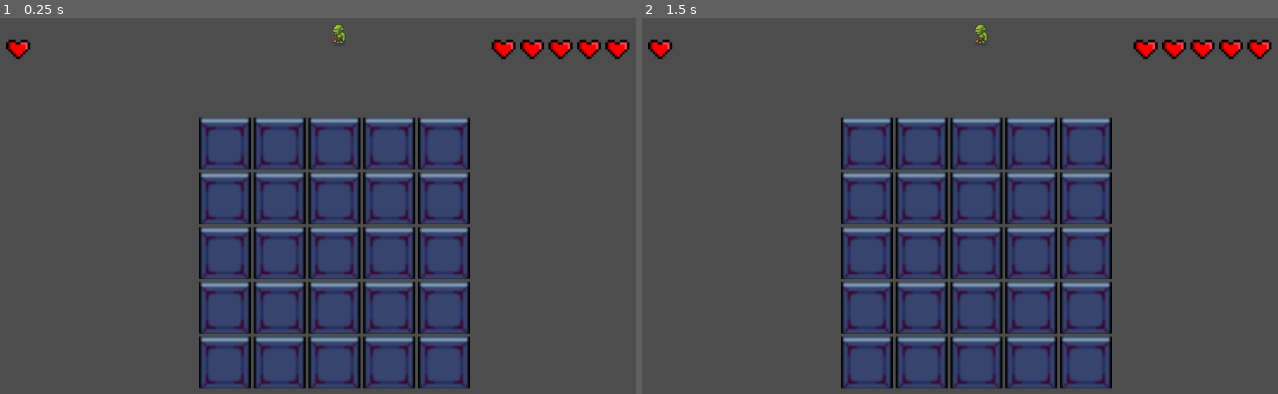
Above: before the commit, frames 1-2 (left to right).
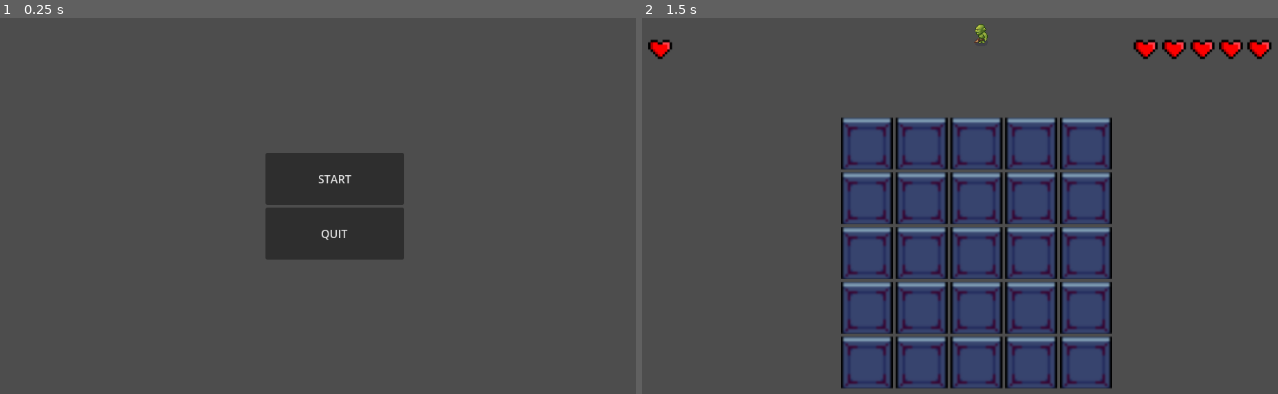
Above: after the commit, the same moments.

Repository: Crimson0011/Project-PSCP
Game: Godot game, scene res://main_menu.tscn
Two runs of this game, one before a commit and one after it. Both use one fixed random seed, a clock stepped at 60 frames per second and the inputs below. Before the commit the project starts from res://Level_1.tscn.
Inputs (mouse positions are in pixels of both pictures, inside the frame that each line leads up to):
- Up to frame 1 (0.25 s): no input
- Up to frame 2 (1.5 s): click (979, 179) at 0.5 s, where only the run after the commit has a clickable "START"; tap Enter at 1.25 s

The runs differ from the first frame. In frame 1, 29% of the frame differs, in the area x 0-100%, y 1-99%; in frame 2, nothing differs.

Commit message:
add main menu game over menu you win menu

Diff:
--- /dev/null
+++ b/wordle-rpg/game_over.gd
@@ -0,0 +1,14 @@
+extends Control
+
+func _ready():
+	$Container/CurrentScore.text = "Current Score : %d" % globals.score
+	$Container/HighScore.text = "Highest Score : %d" % globals._get_high_score()
+	$Container/CorrectAnswer.text = "Correct Answer : %s" % globals.answer
+
+func _on_Return_pressed():
+	globals.level = 1
+	globals.score = 0
+	get_tree().change_scene_to_file("res://main_menu.tscn")
+
+func _on_return_button_button_down() -> void:
+	_on_Return_pressed()
--- /dev/null
+++ b/wordle-rpg/game_over.tscn
@@ -0,0 +1,39 @@
+[gd_scene load_steps=2 format=3 uid="uid://cjsmnnetjmgul"]
+
+[ext_resource type="Script" uid="uid://b3iurp80p8f5l" path="res://game_over.gd" id="1_y26ei"]
+
+[node name="GameOver" type="Node2D"]
+
+[node name="Control" type="Control" parent="."]
+layout_mode = 3
+anchors_preset = 0
+offset_right = 40.0
+offset_bottom = 40.0
+script = ExtResource("1_y26ei")
+
+[node name="Container" type="VBoxContainer" parent="Control"]
+layout_mode = 0
+offset_left = 500.0
+offset_top = 200.0
+offset_right = 540.0
+offset_bottom = 277.0
+
+[node name="HighScore" type="Label" parent="Control/Container"]
+layout_mode = 2
+
+[node name="CurrentScore" type="Label" parent="Control/Container"]
+layout_mode = 2
+
+[node name="CorrectAnswer" type="Label" parent="Control/Container"]
+layout_mode = 2
+
+[node name="ReturnButton" type="Button" parent="Control"]
+custom_minimum_size = Vector2(200, 75)
+layout_mode = 0
+offset_left = 475.0
+offset_top = 400.0
+offset_right = 675.0
+offset_bottom = 475.0
+text = "RETURN"
+
+[connection signal="button_down" from="Control/ReturnButton" to="Control" method="_on_return_button_button_down"]
--- /dev/null
+++ b/wordle-rpg/globals.gd
@@ -0,0 +1,12 @@
+extends Node
+
+var level = 1
+var score = 0
+var max_level = 5
+var answer = ""
+
+func _get_high_score():
+	var save = FileAccess.open("user://save.dat", FileAccess.READ)
+	if save:
+		return int(save.get_line())
+	return 0
--- a/wordle-rpg/main.gd
+++ b/wordle-rpg/main.gd
@@ -50,11 +50,8 @@
 	"Z": preload("res://letters/Z.png")
 }
 
-var level := 1
 var player_life := MAX_LIFE
 var enemy_life := 1
-var score := 0
-
 var current_row := 0
 var current_col := 0
 var answer := ""
@@ -73,9 +70,9 @@
 
 func _start_level():
 	player_life = MAX_LIFE
-	enemy_life = level
+	enemy_life = globals.level
 	_update_hearts()
-	$EnemySprite.texture = ENEMY_IMAGES[level]
+	$EnemySprite.texture = ENEMY_IMAGES[globals.level]
 	_new_word_round()
 
 func _new_word_round():
@@ -86,10 +83,7 @@
 	current_col = 0
 
 func _game_over():
-	get_tree().change_scene_to_file("res://ui/game_over.tscn")
-
-func _win_game():
-	get_tree().change_scene_to_file("res://ui/you_win.tscn")
+	get_tree().change_scene_to_file("res://game_over.tscn")
 
 # =============== INPUT ===============
 
@@ -171,15 +165,13 @@
 	if guess == answer:
 		enemy_life -= 1
 		player_life = MAX_LIFE
-		score += SCORE_PER_MONSTER
 		_update_hearts()
 
 		if enemy_life <= 0:
-			level += 1
-			if level > MAX_LEVEL:
-				_win_game()
-			else:
-				_start_level()
+			globals.score += SCORE_PER_MONSTER
+			if globals._get_high_score() < globals.score:
+				save_high_score(globals.score)
+			get_tree().change_scene_to_file("res://you_win.tscn")
 		else:
 			_new_word_round()
 	else:
@@ -189,6 +181,7 @@
 		_update_hearts()
 		if player_life <= 0:
 			_show_correct_word()
+			globals.answer = answer
 			_game_over()
 
 func _show_correct_word():
@@ -232,3 +225,8 @@
 				s.set_meta("char", "")
 				s.set_meta("state", "empty")
 				s.set_meta("pending", false)
+
+func save_high_score(score):
+	var file = FileAccess.open("user://save.dat", FileAccess.WRITE)
+	file.store_string("SCORE=%d" % score)
+	file.close()
--- /dev/null
+++ b/wordle-rpg/main_menu.gd
@@ -0,0 +1,12 @@
+extends Control
+
+
+# Called when the node enters the scene tree for the first time.
+func _ready() -> void:
+	pass # Replace with function body.
+
+func _on_start_button_button_down() -> void:
+	get_tree().change_scene_to_file("res://gameplay.tscn")
+
+func _on_quit_button_button_down() -> void:
+	get_tree().quit()
--- /dev/null
+++ b/wordle-rpg/main_menu.tscn
@@ -0,0 +1,31 @@
+[gd_scene load_steps=2 format=3 uid="uid://ckahj86pb32dp"]
+
+[ext_resource type="Script" uid="uid://dtjj1ijj3fqki" path="res://main_menu.gd" id="1_06t4h"]
+
+[node name="MainMenu" type="Node2D"]
+
+[node name="Control" type="Control" parent="."]
+layout_mode = 3
+anchors_preset = 0
+offset_right = 40.0
+offset_bottom = 40.0
+script = ExtResource("1_06t4h")
+
+[node name="VBoxContainer" type="VBoxContainer" parent="."]
+offset_left = 475.0
+offset_top = 300.0
+offset_right = 675.0
+offset_bottom = 454.0
+
+[node name="StartButton" type="Button" parent="VBoxContainer"]
+custom_minimum_size = Vector2(200, 75)
+layout_mode = 2
+text = "START"
+
+[node name="QuitButton" type="Button" parent="VBoxContainer"]
+custom_minimum_size = Vector2(200, 75)
+layout_mode = 2
+text = "QUIT"
+
+[connection signal="button_down" from="VBoxContainer/StartButton" to="Control" method="_on_start_button_button_down"]
+[connection signal="button_down" from="VBoxContainer/QuitButton" to="Control" method="_on_quit_button_button_down"]
--- a/wordle-rpg/project.godot
+++ b/wordle-rpg/project.godot
@@ -11,6 +11,10 @@
 [application]
 
 config/name="WordleRPG"
-run/main_scene="uid://b4hr567ecefip"
+run/main_scene="uid://ckahj86pb32dp"
 config/features=PackedStringArray("4.5", "Forward Plus")
 config/icon="res://icon.svg"
+
+[autoload]
+
+globals="*res://globals.gd"
--- /dev/null
+++ b/wordle-rpg/you_win.gd
@@ -0,0 +1,24 @@
+extends Control
+
+func _ready():
+	$ScoreContainer/CurrentScore.text = "Current Score : %d" % globals.score
+	$ScoreContainer/HighScore.text = "Highest Score : %d" % globals._get_high_score()
+
+func _on_Next_pressed():
+	if globals.level >= globals.max_level:
+		globals.level = 1
+		get_tree().change_scene_to_file("res://main_menu.tscn")
+	else:
+		globals.level += 1
+		get_tree().change_scene_to_file("res://gameplay.tscn")
+
+func _on_Return_pressed():
+	globals.level = 1
+	globals.score = 0
+	get_tree().change_scene_to_file("res://main_menu.tscn")
+
+func _on_next_button_button_down() -> void:
+	_on_Next_pressed()
+
+func _on_return_button_button_down() -> void:
+	_on_Return_pressed()
--- /dev/null
+++ b/wordle-rpg/you_win.tscn
@@ -0,0 +1,48 @@
+[gd_scene load_steps=2 format=3 uid="uid://dd8tkfcw7iabq"]
+
+[ext_resource type="Script" uid="uid://dt5y6vjkm7ot3" path="res://you_win.gd" id="1_w5032"]
+
+[node name="YouWin_gd" type="Node2D"]
+
+[node name="Control" type="Control" parent="."]
+layout_mode = 3
+anchors_preset = 0
+offset_right = 40.0
+offset_bottom = 40.0
+script = ExtResource("1_w5032")
+
+[node name="ScoreContainer" type="VBoxContainer" parent="Control"]
+layout_mode = 0
+offset_left = 500.0
+offset_top = 200.0
+offset_right = 540.0
+offset_bottom = 250.0
+
+[node name="HighScore" type="Label" parent="Control/ScoreContainer"]
+layout_mode = 2
+
+[node name="CurrentScore" type="Label" parent="Control/ScoreContainer"]
+layout_mode = 2
+
+[node name="Background" type="TextureRect" parent="."]
+offset_right = 40.0
+offset_bottom = 40.0
+
+[node name="BottonRow" type="HBoxContainer" parent="."]
+offset_left = 500.0
+offset_top = 400.0
+offset_right = 540.0
+offset_bottom = 440.0
+
+[node name="NextButton" type="Button" parent="BottonRow"]
+custom_minimum_size = Vector2(100, 50)
+layout_mode = 2
+text = "Next"
+
+[node name="ReturnButton" type="Button" parent="BottonRow"]
+custom_minimum_size = Vector2(100, 50)
+layout_mode = 2
+text = "Return"
+
+[connection signal="button_down" from="BottonRow/NextButton" to="Control" method="_on_next_button_button_down"]
+[connection signal="button_down" from="BottonRow/ReturnButton" to="Control" method="_on_return_button_button_down"]
Not shown, added: wordle-rpg/game_over.gd.uid
Renamed: wordle-rpg/Level_1.tscn -> wordle-rpg/gameplay.tscn
Not shown, added: wordle-rpg/globals.gd.uid
Not shown, added: wordle-rpg/main_menu.gd.uid
Not shown, added: wordle-rpg/you_win.gd.uid
